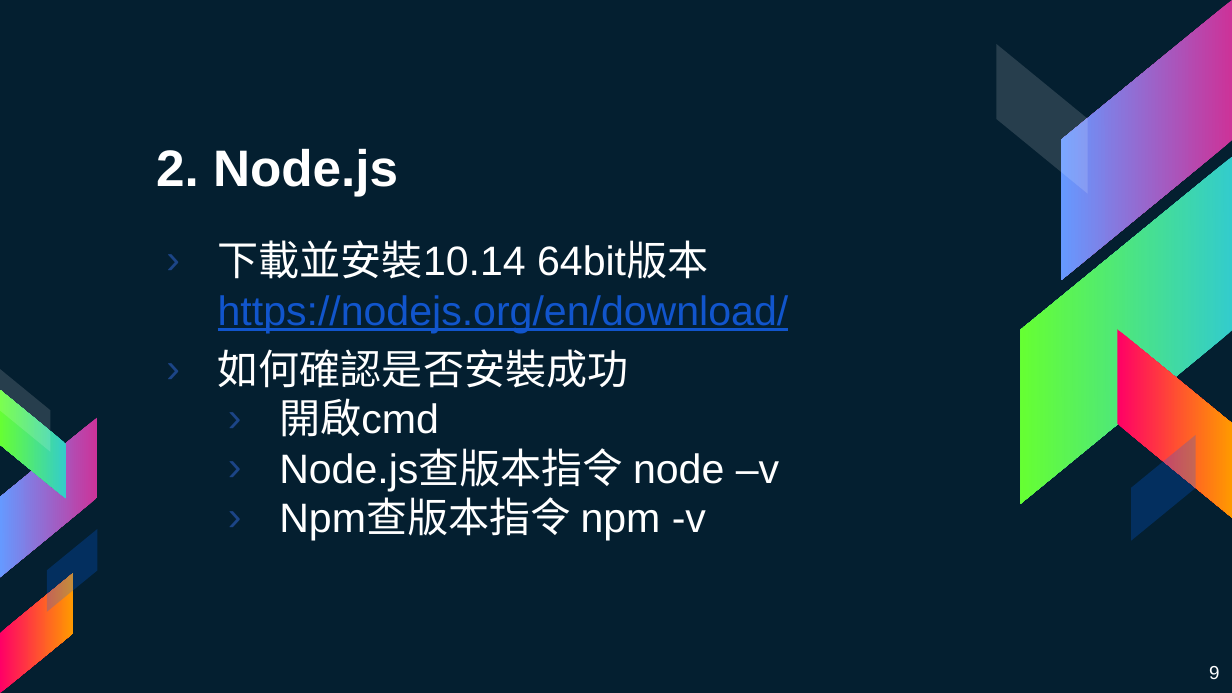
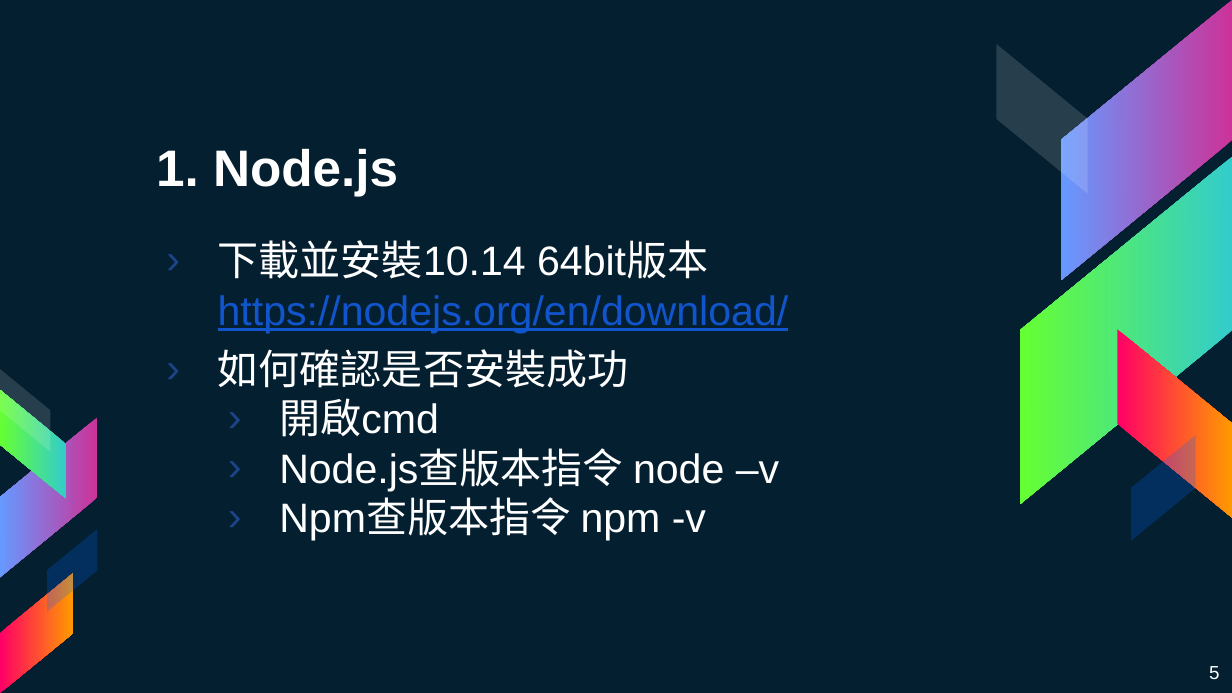
Before and after one commit to mmmaaaxxx77/NodeJS_YuanZe_Workshop, a slide deck: slide 5 of Documents/day2.pptx (slide 9 before the commit). Drawn at 1232x693 pixels with LibreOffice and Linux fonts; fonts in the diff are those of the drawing. Boxes give left, top, right and bottom in pixels: in the first picture for what was removed or moved away, otherwise in the second. Text is boxed around its words. In the diff, an @@ line names an element or a change of style, - is before the commit and + after.

```diff
--- a/Documents/day2.pptx
+++ b/Documents/day2.pptx
@@ title at [156,148,398,196]: text changed @@
-2. Node.js
+1. Node.js
@@ page number at [1209,666,1219,679]: text changed @@
-9
+5
```
Also in this commit, not shown: 10 other slides changed, 12 slides added, 16 slides removed, 31 other files.
